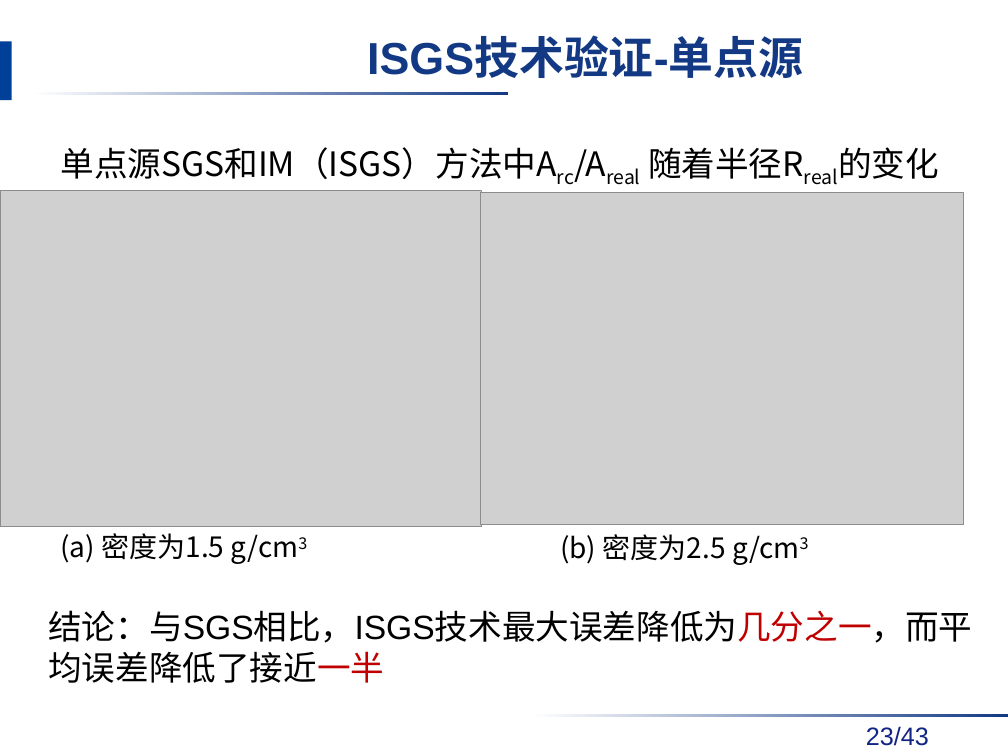
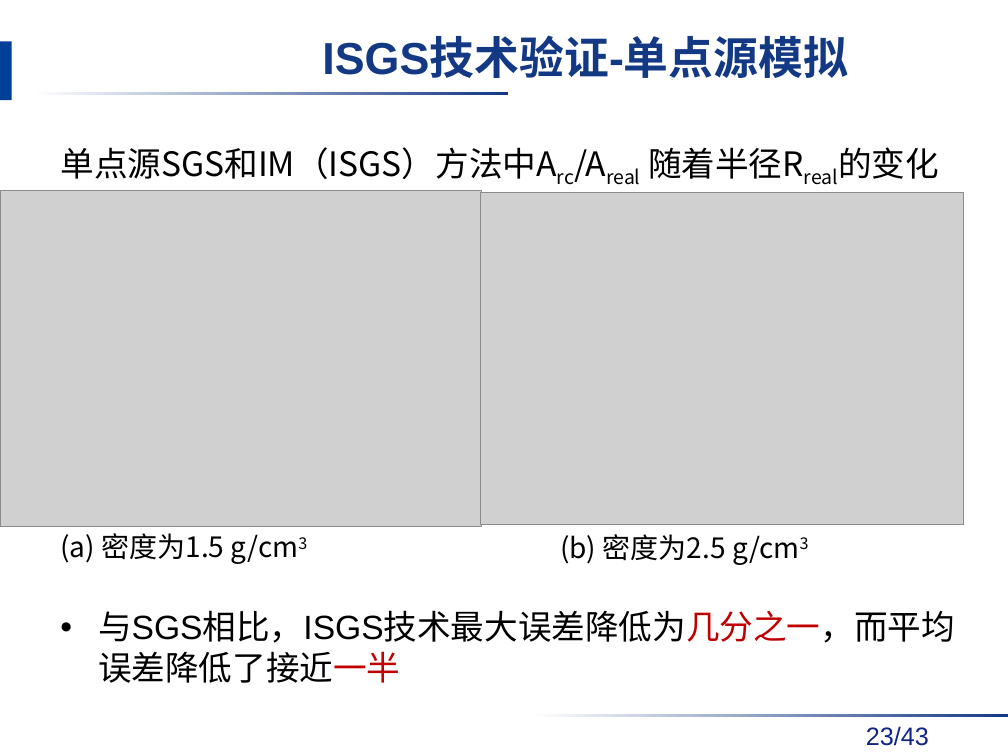
Before and after one commit to danxibao/NDAPapers, a slide deck: slide 23 of 答辩/毕业答辩报告v2-饶开源.pptx. Drawn at 1008x756 pixels with LibreOffice and Linux fonts; fonts in the diff are those of the drawing; grey boxes stand for pictures; background and template pictures are left out. Boxes give left, top, right and bottom in pixels: in the first picture for what was removed or moved away, otherwise in the second. Text is boxed around its words. In the diff, an @@ line names an element or a change of style, - is before the commit and + after.

```diff
--- a/答辩/毕业答辩报告v2-饶开源.pptx
+++ b/答辩/毕业答辩报告v2-饶开源.pptx
@@ title at bbox=[322, 39, 848, 78]: text changed @@
-ISGS技术验证-单点源
+ISGS技术验证-单点源模拟
@@ text at bbox=[98, 610, 955, 683]: text changed @@
-结论：与SGS相比，ISGS技术最大误差降低为几分之一，而平均误差降低了接近一半
+• 与SGS相比，ISGS技术最大误差降低为几分之一，而平均误差降低了接近一半
```
Also in this commit, not shown: 19 other slides changed, 2 slides added.
